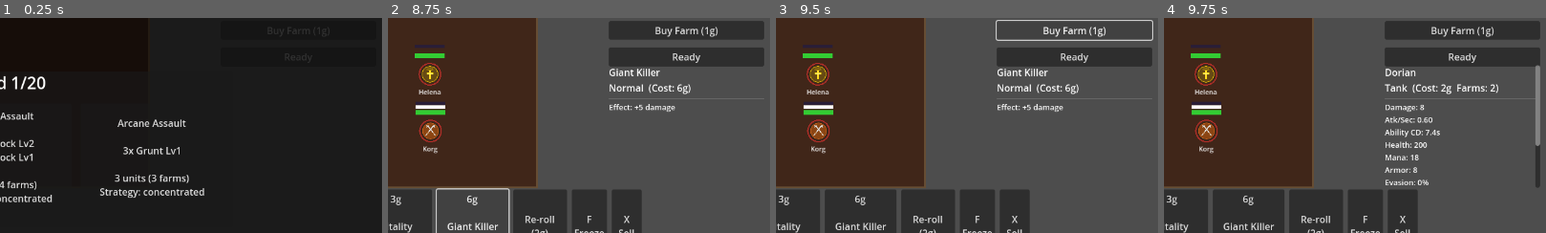
Above: before the commit, frames 1-4 (left to right).
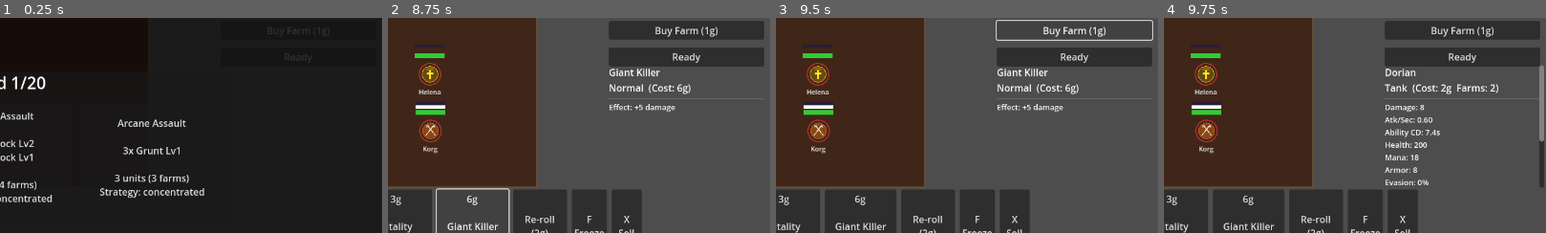
Above: after the commit, the same moments.

Repository: MarcelineVPQ/auto_battler
Game: Godot game, scene res://scenes/main.tscn
Two runs of this game, one before a commit and one after it. Both use one fixed random seed, a clock stepped at 60 frames per second and the inputs below. The engine's default icon, where the game draws it, is replaced by a stand-in: a white triangle on a blue panel in a dark square.
Inputs:
- Up to frame 1 (0.25 s): no input
- Up to frame 2 (8.75 s): click "Glass Cannon 2x Priest Lv1 1x…" at 0.5 s; click "Ready" at 1.25 s; click "Ready" at 2 s; click "10g Last Stand Normal +40 max…" at 2.75 s; click "10g Last Stand Normal +40 max…" at 3.5 s; click "8g Sepsis Normal +5% skill pr…" at 4.25 s; click "8g Sepsis Normal +5% skill pr…" at 5 s; click "3g Vitality Normal +15 max HP" at 5.75 s; click "3g Vitality Normal +15 max HP" at 6.5 s; click "6g Giant Killer Normal +5 dam…" at 7.25 s; click "6g Giant Killer Normal +5 dam…" at 8 s
- Up to frame 3 (9.5 s): click "Buy Farm (1g)" at 8.75 s
- Up to frame 4 (9.75 s): click "2g [F:2] Tank Dorian" at 9.5 s
The pictures show only the part of the screen within x 50-100%, y 20-70%; the shares and areas given below are measured in that part.

Frames 1-3 are identical in both runs. In frame 4, 1.1% of the frame differs, in the area x 97-100%, y 21-79%.

Commit message:
Add ability descriptions, rework Warlock curse, buff Priest heal, fix grid overlap
- Add ability_desc and skill_desc fields to UnitData and all unit .tres files
  so the info panel and shop preview explain what each ability/skill does
- Rework Warlock Vulnerable Curse: AoE within 200px applies +20% crit
  vulnerability to enemies (stacking) instead of self-damage buff
- Buff Priest Holy Armor heal multiplier from 2.5x to 4.0x damage
- Reduce placement grid from 8x8 to 5x5 so units don't visually overlap

Co-Authored-By: Claude Opus 4.6 <noreply@anthropic.com>

Diff:
--- a/resources/units/archer.tres
+++ b/resources/units/archer.tres
@@ -22,7 +22,9 @@
 mana_cost_per_attack = 4
 mana_regen_per_second = 1.5
 ability_name = "Volley"
+ability_desc = "Hits all enemies for 40% of damage"
 ability_cooldown = 7.0
 skill_name = ""
+skill_desc = ""
 boosted_stats = []
 texture = ExtResource("2")
--- a/resources/units/assassin.tres
+++ b/resources/units/assassin.tres
@@ -22,7 +22,9 @@
 mana_cost_per_attack = 5
 mana_regen_per_second = 1.0
 ability_name = "Shadowstrike"
+ability_desc = "Next attack gains +50% crit chance"
 ability_cooldown = 5.0
 skill_name = ""
+skill_desc = ""
 boosted_stats = []
 texture = ExtResource("2")
--- a/resources/units/grunt.tres
+++ b/resources/units/grunt.tres
@@ -22,7 +22,9 @@
 mana_cost_per_attack = 4
 mana_regen_per_second = 1.0
 ability_name = "Frenzy"
+ability_desc = "Permanently boosts attack speed by 30%"
 ability_cooldown = 6.0
 skill_name = ""
+skill_desc = ""
 boosted_stats = []
 texture = ExtResource("2")
--- a/resources/units/herbalist.tres
+++ b/resources/units/herbalist.tres
@@ -22,7 +22,9 @@
 mana_cost_per_attack = 5
 mana_regen_per_second = 2.0
 ability_name = "Magic Potions"
+ability_desc = "Poisons all enemies for 50% of damage"
 ability_cooldown = 6.0
 skill_name = ""
+skill_desc = ""
 boosted_stats = []
 texture = ExtResource("2")
--- a/resources/units/priest.tres
+++ b/resources/units/priest.tres
@@ -22,7 +22,9 @@
 mana_cost_per_attack = 6
 mana_regen_per_second = 2.5
 ability_name = "Holy Armor"
+ability_desc = "Heals all allies for 400% of damage"
 ability_cooldown = 4.0
 skill_name = "Double Strike"
+skill_desc = "Chance to attack twice"
 boosted_stats = []
 texture = ExtResource("2")
--- a/resources/units/summoner.tres
+++ b/resources/units/summoner.tres
@@ -22,7 +22,9 @@
 mana_cost_per_attack = 0
 mana_regen_per_second = 1.5
 ability_name = "Summon Archer"
+ability_desc = "Spawns a weaker archer that fights for you"
 ability_cooldown = 5.0
 skill_name = ""
+skill_desc = ""
 boosted_stats = []
 texture = ExtResource("2")
--- a/resources/units/tank.tres
+++ b/resources/units/tank.tres
@@ -22,7 +22,9 @@
 mana_cost_per_attack = 4
 mana_regen_per_second = 1.0
 ability_name = "Shield Bash"
+ability_desc = "Deals 3x armor + damage to nearest enemy"
 ability_cooldown = 7.36
 skill_name = ""
+skill_desc = ""
 boosted_stats = []
 texture = ExtResource("2")
--- a/resources/units/warlock.tres
+++ b/resources/units/warlock.tres
@@ -22,7 +22,9 @@
 mana_cost_per_attack = 8
 mana_regen_per_second = 2.0
 ability_name = "Vulnerable Curse"
+ability_desc = "Permanently boosts own damage by 50%"
 ability_cooldown = 5.76
 skill_name = "Reflect"
+skill_desc = "Chance to reflect damage back"
 boosted_stats = []
 texture = ExtResource("2")
--- a/scripts/board/board.gd
+++ b/scripts/board/board.gd
@@ -5,11 +5,11 @@
 const ARENA_HEIGHT: float = 380.0
 const DIVIDER_X: float = ARENA_WIDTH / 2.0
 
-# Placement grid (8x8 within player half)
-const GRID_COLS: int = 8
-const GRID_ROWS: int = 8
-const GRID_CELL_W: float = DIVIDER_X / GRID_COLS   # ~53.75
-const GRID_CELL_H: float = ARENA_HEIGHT / GRID_ROWS # 60
+# Placement grid (5x5 within player half — sized to fit unit visuals)
+const GRID_COLS: int = 5
+const GRID_ROWS: int = 5
+const GRID_CELL_W: float = DIVIDER_X / GRID_COLS   # ~86
+const GRID_CELL_H: float = ARENA_HEIGHT / GRID_ROWS # ~76
 const GRID_DOT_RADIUS: float = 6.0
 
 var all_units: Array[Unit] = []
--- a/scripts/data/unit_data.gd
+++ b/scripts/data/unit_data.gd
@@ -22,10 +22,12 @@
 @export var mana_cost_per_attack: int = 5
 @export var mana_regen_per_second: float = 2.5
 @export var ability_name: String = ""
+@export var ability_desc: String = ""
 @export var ability_cooldown: float = 5.0
 
 # Skill (passive — not all heroes have one)
 @export var skill_name: String = ""
+@export var skill_desc: String = ""
 
 # Boosted stats (display only for now)
 @export var boosted_stats: PackedStringArray = []
--- a/scripts/main.gd
+++ b/scripts/main.gd
@@ -1324,8 +1324,12 @@
 	var extras := Label.new()
 	extras.add_theme_font_size_override("font_size", 12)
 	var text := "Ability: %s" % unit.unit_data.ability_name
+	if unit.unit_data.ability_desc != "":
+		text += "\n  %s" % unit.unit_data.ability_desc
 	if unit.unit_data.skill_name != "":
 		text += "\nSkill: %s" % unit.unit_data.skill_name
+		if unit.unit_data.skill_desc != "":
+			text += "\n  %s" % unit.unit_data.skill_desc
 	if unit.unit_data.boosted_stats.size() > 0:
 		text += "\nBoosted: %s" % ", ".join(unit.unit_data.boosted_stats)
 	extras.text = text
@@ -1397,8 +1401,12 @@
 		var extras := Label.new()
 		extras.add_theme_font_size_override("font_size", 12)
 		var text := "Ability: %s" % data.ability_name
+		if data.ability_desc != "":
+			text += "\n  %s" % data.ability_desc
 		if data.skill_name != "":
 			text += "\nSkill: %s" % data.skill_name
+			if data.skill_desc != "":
+				text += "\n  %s" % data.skill_desc
 		if data.boosted_stats.size() > 0:
 			text += "\nBoosted: %s" % ", ".join(data.boosted_stats)
 		extras.text = text
--- a/scripts/unit/combat_system.gd
+++ b/scripts/unit/combat_system.gd
@@ -118,9 +118,10 @@
 	)
 	attacker._update_mana_bar()
 
-	# Calculate damage with crit
+	# Calculate damage with crit (target vulnerability increases crit chance)
 	var atk_damage := attacker.damage
-	var is_crit := attacker.roll_crit()
+	var effective_crit := attacker.crit_chance + target.crit_vulnerability
+	var is_crit := randf() * 100.0 < effective_crit
 	if is_crit:
 		atk_damage *= 2
 
@@ -175,7 +176,7 @@
 		"Priest":
 			# Heal all allied units
 			var allies := board.get_units_on_team(unit.team)
-			var heal_amount := int(unit.damage * 2.5)
+			var heal_amount := int(unit.damage * 4.0)
 			for ally in allies:
 				if ally.is_dead:
 					continue
@@ -183,9 +184,19 @@
 				ally.health_bar.value = ally.current_hp
 			combat_event.emit("[color=%s]%s casts %s — heals all allies for %d![/color]" % [team_tag, u_name, unit.unit_data.ability_name, heal_amount])
 		"Warlock":
-			# Curse: next attack on target deals double damage (simulated as temp damage buff)
-			unit.damage = int(ceil(unit.damage * 1.5))
-			combat_event.emit("[color=%s]%s casts %s — damage surges![/color]" % [team_tag, u_name, unit.unit_data.ability_name])
+			# Vulnerable Curse: enemies within 200px get +20 crit vulnerability
+			var curse_range := 200.0
+			var enemies := board.get_units_on_team(
+				Unit.Team.ENEMY if unit.team == Unit.Team.PLAYER else Unit.Team.PLAYER
+			)
+			var cursed := 0
+			for enemy in enemies:
+				if enemy.is_dead:
+					continue
+				if unit.position.distance_to(enemy.position) <= curse_range:
+					enemy.crit_vulnerability += 20.0
+					cursed += 1
+			combat_event.emit("[color=%s]%s casts %s — %d enemies take +20%% crit![/color]" % [team_tag, u_name, unit.unit_data.ability_name, cursed])
 		"Herbalist":
 			# Poison all enemies (deal damage over time simulated as instant AoE)
 			var enemies := board.get_units_on_team(
--- a/scripts/unit/unit.gd
+++ b/scripts/unit/unit.gd
@@ -34,6 +34,7 @@
 var armor: int
 var evasion: float
 var crit_chance: float
+var crit_vulnerability: float = 0.0
 var skill_proc_chance: float
 var max_mana: int
 var current_mana: int
